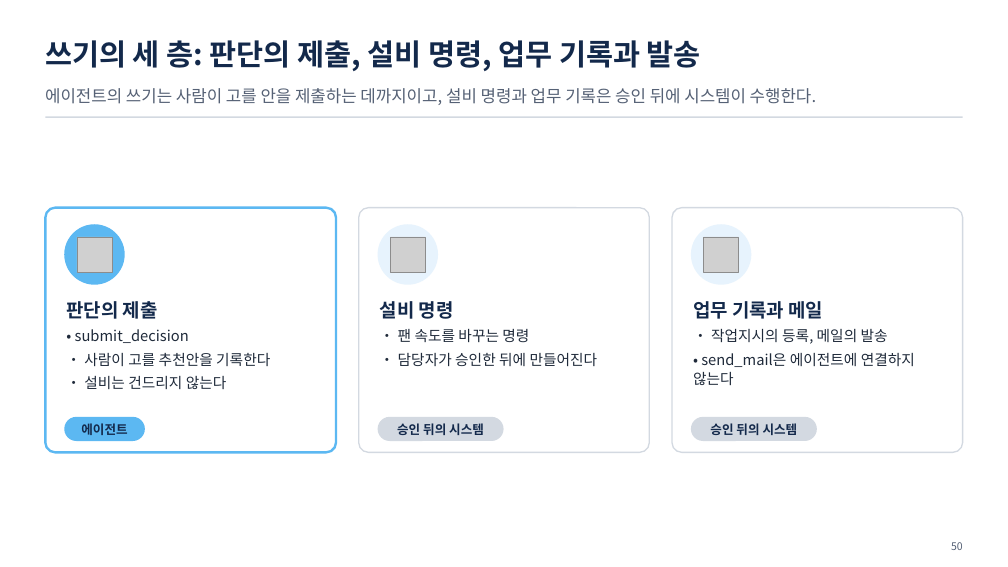
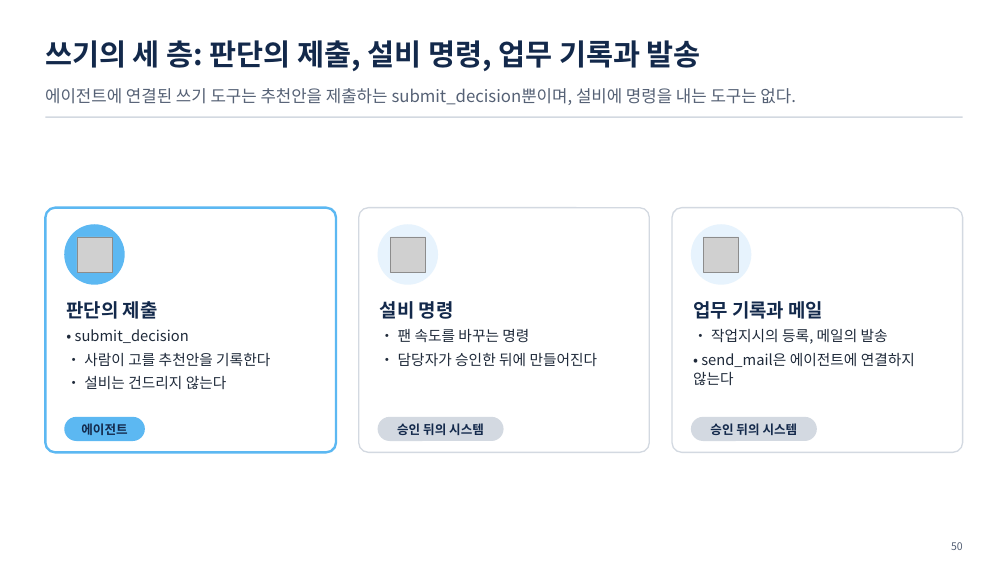
Before and after one commit to uengine-oss/hyd-iot-edu, a slide deck: slide 50 of docs/교재/통합반/06일차/통합반_06일차.pptx. Drawn at 1008x567 pixels with LibreOffice and Linux fonts; fonts in the diff are those of the drawing; grey boxes stand for pictures. Boxes give left, top, right and bottom in pixels: in the first picture for what was removed or moved away, otherwise in the second. Text is boxed around its words. In the diff, an @@ line names an element or a change of style, - is before the commit and + after.

```diff
--- a/docs/교재/통합반/06일차/통합반_06일차.pptx
+++ b/docs/교재/통합반/06일차/통합반_06일차.pptx
@@ text at [45, 88, 796, 105]: text changed @@
-에이전트의 쓰기는 사람이 고를 안을 제출하는 데까지이고, 설비 명령과 업무 기록은 승인 뒤에 시스템이 수행한다.
+에이전트에 연결된 쓰기 도구는 추천안을 제출하는 submit_decision뿐이며, 설비에 명령을 내는 도구는 없다.
```
Also in this commit, not shown: 11 other slides changed, 12 other files.
